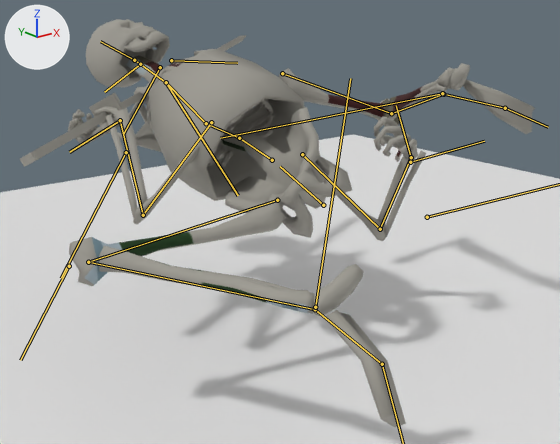
What one commit did to the glTF model Res/skeleton.gltf.
One viewpoint serves both versions: a 50 mm lens placed at (-1.168, -1.271, 0.875), pointed at (-0.039, 0.141, 0.31). The lights are fixed; the arrows at upper left show +X, +Y and +Z. Both versions are drawn at frame 9 of the action 'Down'; the numbers are the values there. The bones that bend it are drawn over the model as lines.

Names of what the first picture shows: 'Plane', 'Skeleton'.
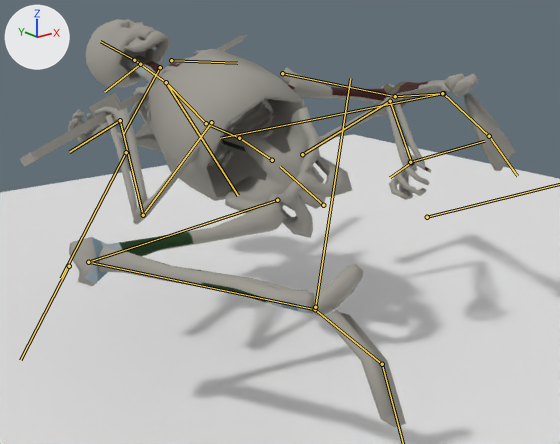
Where the change shows, as pixel boxes [x1, y1, x2, y2] in the pictures (560 x 444 px):
```json
{"object": "Skeleton", "change": "posed", "before": [20, 19, 535, 427], "after": [20, 19, 515, 427]}
{"bone": "metarig_upper_arm.L", "before": "(302, 154) to (380, 229)", "after": "(302, 154) to (390, 101)"}
{"bone": "metarig_hand.L", "before": "(411, 157) to (396, 105)", "after": "(411, 162) to (390, 177)"}
{"bone": "metarig_thigh.L", "before": "(282, 73) to (391, 113)", "after": "(282, 73) to (395, 96)"}
{"bone": "metarig_shin.L", "before": "(391, 113) to (443, 94)", "after": "(395, 96) to (443, 93)"}
```

Scene script edits in JSON lines:
```json
{"block": "bone_metarig_upper_arm_l", "where": "bone_metarig_upper_arm_l = bpy.data.objects['metarig'].pose.bones['metarig_upper_arm.L']  # child of 'metarig_shoulder.L'"}
{"op": "set", "path": "bone_metarig_upper_arm_l.rotation_quaternion", "old": "(0.796, -0.346, 0.094, -0.433)", "new": "(0.655, -0.036, 0.752, 0.028)", "note": "degrees (-42, -9, -54) -> degrees (2, 98, 8)"}
{"block": "bone_metarig_hand_l", "where": "bone_metarig_hand_l = bpy.data.objects['metarig'].pose.bones['metarig_hand.L']  # child of 'metarig_forearm.L'"}
{"op": "set", "path": "bone_metarig_hand_l.rotation_quaternion", "old": "(0.868, 0.131, -0.276, -0.356)", "new": "(0.849, 0.085, 0.361, 0.373)", "note": "degrees (28, -23, -51) -> degrees (30, 33, 57)"}
{"block": "bone_metarig_thigh_l", "where": "bone_metarig_thigh_l = bpy.data.objects['metarig'].pose.bones['metarig_thigh.L']  # child of 'metarig_spine.000'"}
{"op": "set", "path": "bone_metarig_thigh_l.rotation_quaternion", "old": "(-0.214, -0.368, -0.72, -0.546)", "new": "(-0.25, -0.468, -0.688, -0.493)", "note": "degrees (108, -5, 130) -> degrees (113, -7, 116)"}
{"block": "bone_metarig_shin_l", "where": "bone_metarig_shin_l = bpy.data.objects['metarig'].pose.bones['metarig_shin.L']  # child of 'metarig_thigh.L'"}
{"op": "set", "path": "bone_metarig_shin_l.rotation_quaternion", "old": "(0.566, 0.803, 0.108, -0.152)", "new": "(0.579, 0.659, 0.0, -0.48)", "note": "degrees (110, 21, 0) -> degrees (80, 39, -46)"}
```
